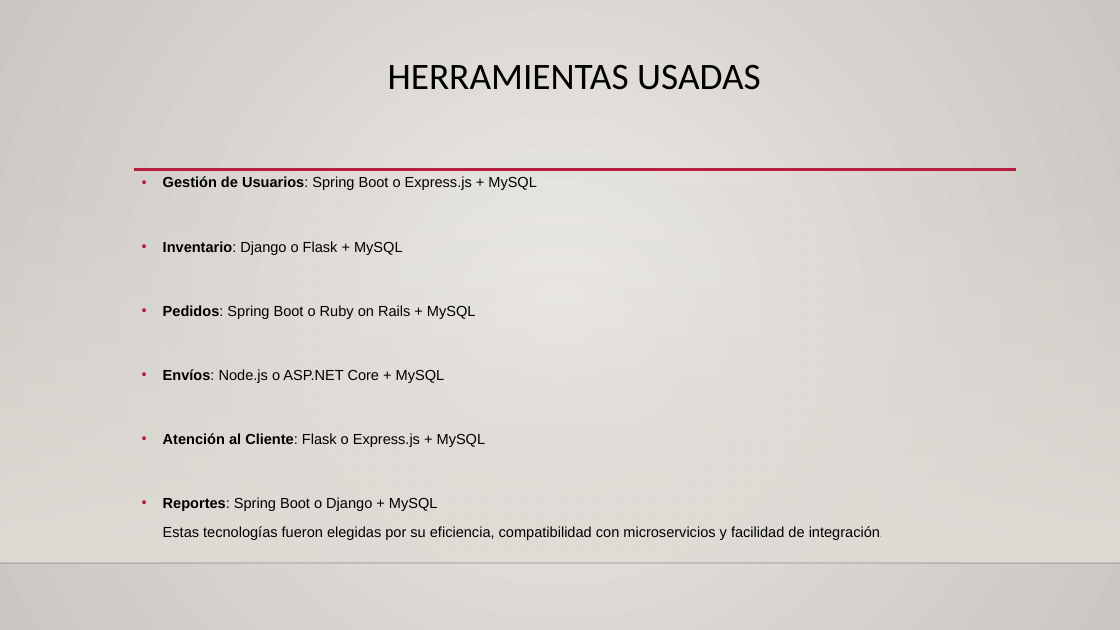
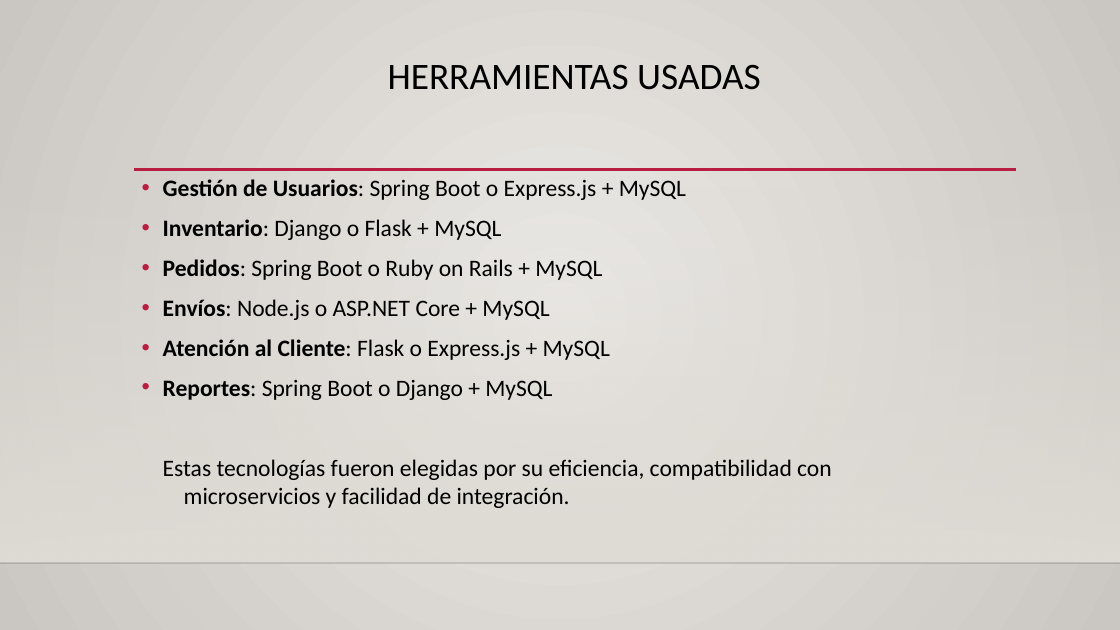
Before and after one commit to VicenteAlfaroS/Experiencia-1-Caso-3-nombre-Vicente-Alfaro, a slide deck: slide 11 of Presentacion caso 3.pptx (slide 10 before the commit). Drawn at 1120x630 pixels with LibreOffice and Linux fonts; fonts in the diff are those of the drawing; background and template pictures are left out. Boxes give left, top, right and bottom in pixels: in the first picture for what was removed or moved away, otherwise in the second. Text is boxed around its words. In the diff, an @@ line names an element or a change of style, - is before the commit and + after.

```diff
--- a/Presentacion caso 3.pptx
+++ b/Presentacion caso 3.pptx
@@ text "Gestión de Usuarios: Spring Boot ..." at [163, 179, 832, 508]: size 12.5 to 20.1 pt, font Arial to Calibri; size 4.5 to 20.1 pt in "integración." @@
```
Also in this commit, not shown: 4 other slides changed, 2 slides added.
